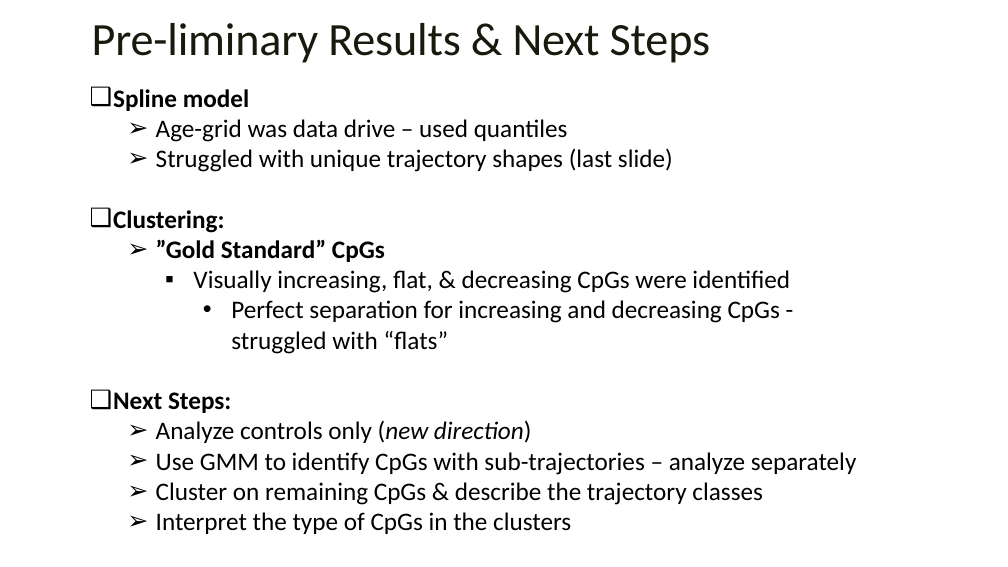
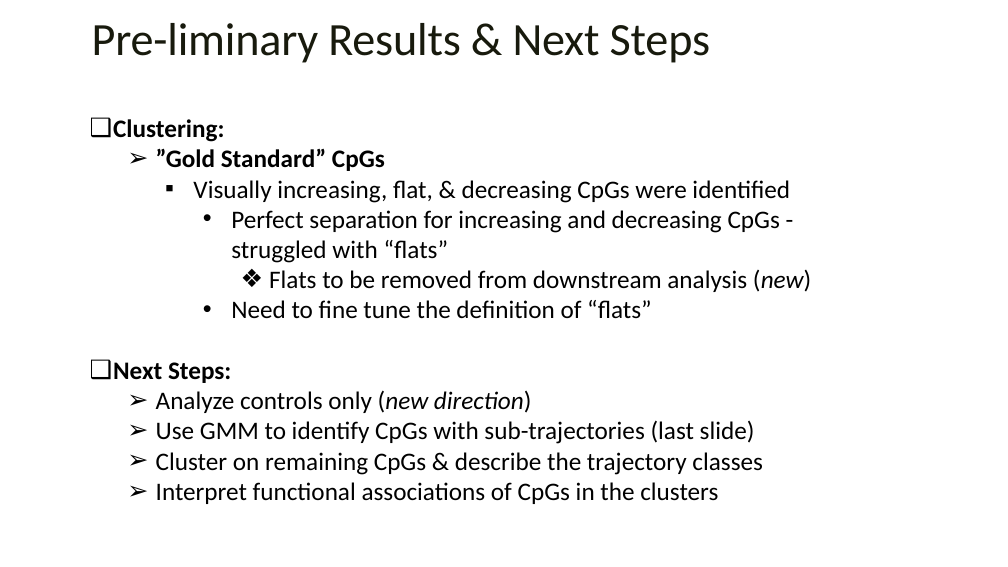
Before and after one commit to rysummers/teddy-dnam-analysis, a slide deck: slide 5 of reports/meeting_6-18-26.pptx. Drawn at 1008x567 pixels with LibreOffice and Linux fonts; fonts in the diff are those of the drawing; background and template pictures are left out. Boxes give left, top, right and bottom in pixels: in the first picture for what was removed or moved away, otherwise in the second. Text is boxed around its words. In the diff, an @@ line names an element or a change of style, - is before the commit and + after.

```diff
--- a/reports/meeting_6-18-26.pptx
+++ b/reports/meeting_6-18-26.pptx
@@ text at bbox=[113, 89, 673, 172]: paragraphs removed @@
-❑ Spline model
-  ➢ Age-grid was data drive – used quantiles
-  ➢ Struggled with unique trajectory shapes (last slide)
@@ text at bbox=[231, 270, 811, 319]: paragraphs added @@
+        ❖ Flats to be removed from downstream analysis (new)
+      • Need to fine tune the definition of “flats”
@@ text at bbox=[156, 420, 755, 444]: text changed @@
-  ➢ Use GMM to identify CpGs with sub-trajectories – analyze separately
+  ➢ Use GMM to identify CpGs with sub-trajectories (last slide)
@@ text at bbox=[156, 482, 718, 504]: text changed @@
-  ➢ Interpret the type of CpGs in the clusters
+  ➢ Interpret functional associations of CpGs in the clusters
```
Also in this commit, not shown: 2 other slides changed, 26 other files.
